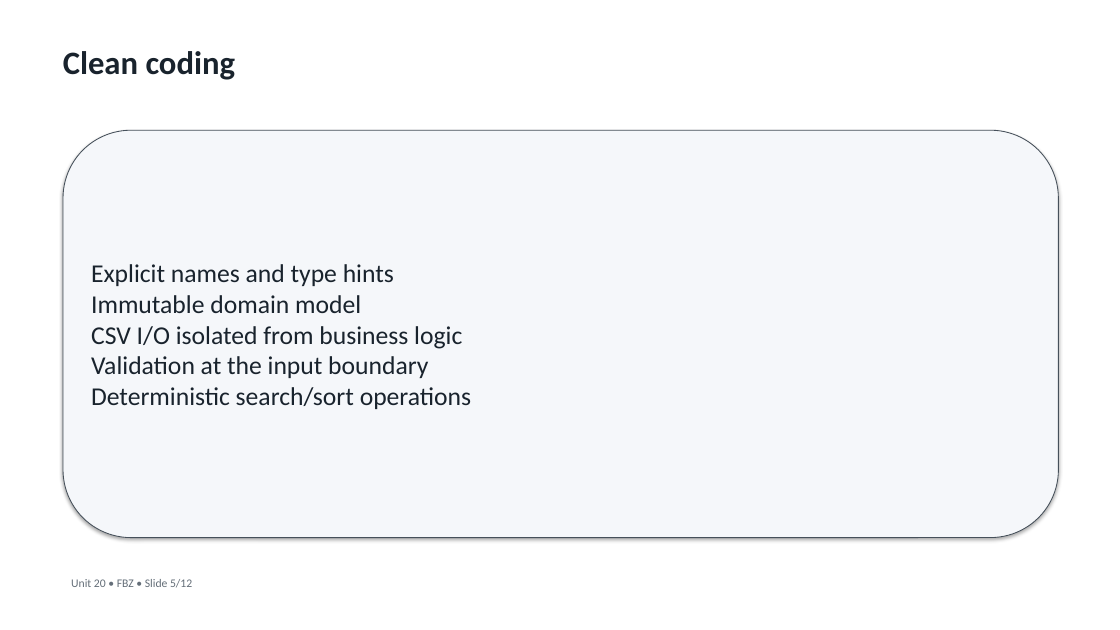
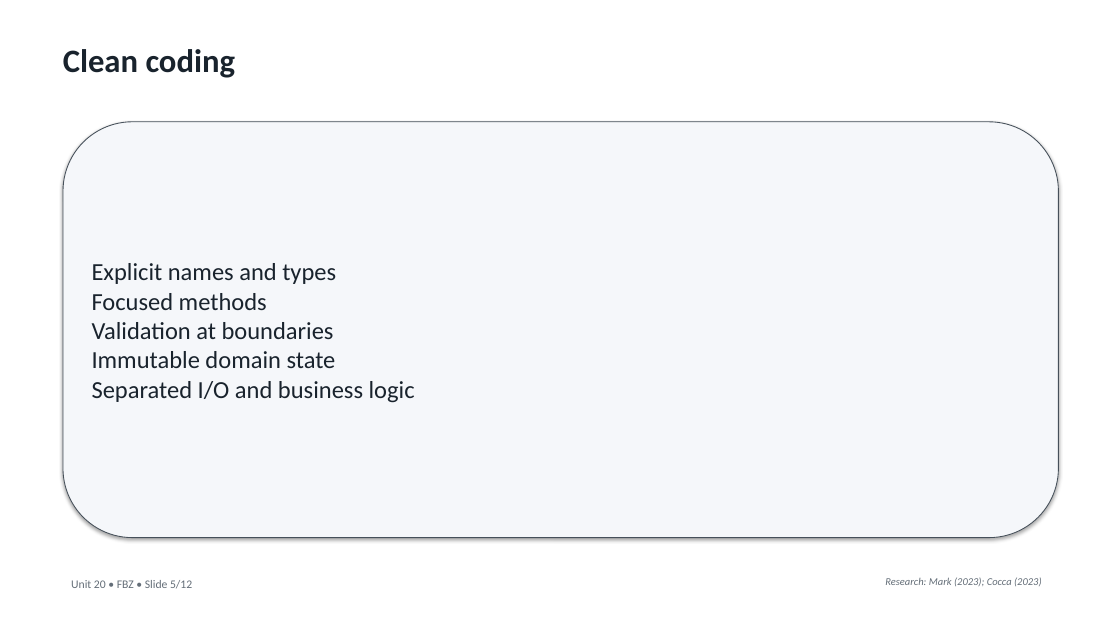
Before and after one commit to alibuildswebsites-ux/Unit20-FBZ-Comics-Unmasked-Application, a slide deck: slide 5 of submission/Unit20_FBZ_SOLID_OOP_Presentation.pptx. Drawn at 1120x630 pixels with LibreOffice and Linux fonts; fonts in the diff are those of the drawing. Boxes give left, top, right and bottom in pixels: in the first picture for what was removed or moved away, otherwise in the second. Text is boxed around its words. In the diff, an @@ line names an element or a change of style, - is before the commit and + after.

```diff
--- a/submission/Unit20_FBZ_SOLID_OOP_Presentation.pptx
+++ b/submission/Unit20_FBZ_SOLID_OOP_Presentation.pptx
@@ rounded rectangle "Explicit names and types Focused ...": place and size @@
-rounded rectangle "Explicit names and types Focused ..." at (63, 130, 1059, 538)
+rounded rectangle "Explicit names and types Focused ..." at (63, 122, 1059, 538)
@@ text in rounded rectangle at (92, 263, 415, 403): text changed; size 22 to 21 pt @@
-Explicit names and type hints
-Immutable domain model
-CSV I/O isolated from business logic
-Validation at the input boundary
-Deterministic search/sort operations
+Explicit names and types
+Focused methods
+Validation at boundaries
+Immutable domain state
+Separated I/O and business logic
@@ text added at (885, 577, 1042, 586), 9 pt, text #646E78, italic @@
+Research: Mark (2023); Cocca (2023)
```
Also in this commit, not shown: 9 other slides changed, 2 slides added, 2 slides removed, 36 other files.
